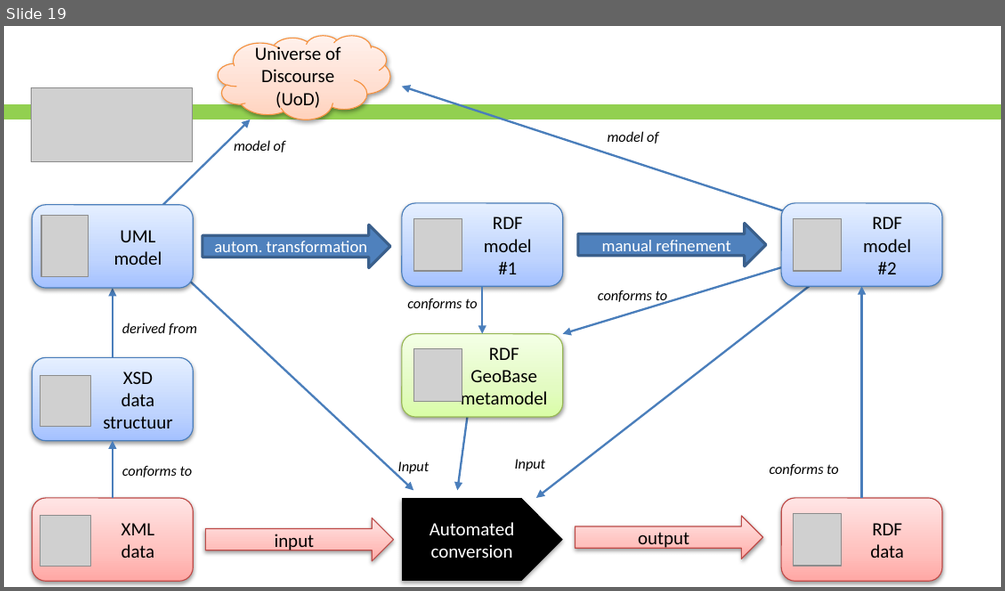
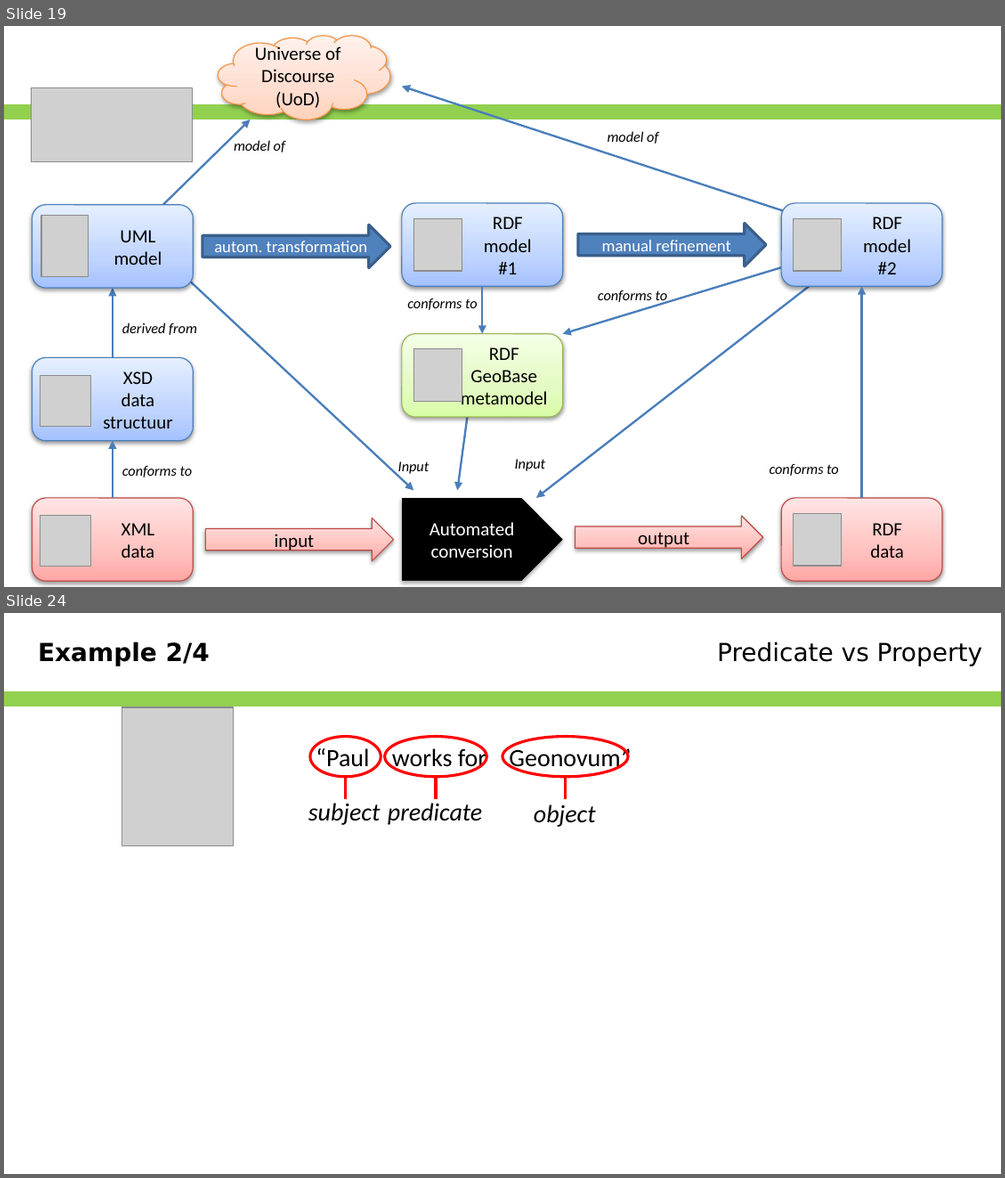
Before and after one commit to Geonovum/NEN3610-Linkeddata, a slide deck: Presentations/NEN3610-LD and ISO19103.pptx. Shown one above the other, each under a label of ours: slide 19 before the commit, slides 19 and 24 after it; the slides between them are not shown. The pictures are 1005x591 and 1005x1178 pixels, drawn with LibreOffice and Linux fonts; fonts in the diff are those of the drawing; grey boxes stand for pictures; background and template pictures are left out. Boxes give left, top, right and bottom in pixels: in the first picture for what was removed or moved away, otherwise in the second. Text is boxed around its words. In the diff, an @@ line names an element or a change of style, - is before the commit and + after.

```diff
--- a/Presentations/NEN3610-LD and ISO19103.pptx
+++ b/Presentations/NEN3610-LD and ISO19103.pptx
@@ slide 24 added at box(4, 613, 1001, 1174), background #FFFFFF; not listed: 1 template element that a slide beside it also shows @@
@@ text added at box(38, 641, 210, 666), 18 pt, text #000000, bold @@
+Example 2/4
@@ text added at box(717, 641, 982, 666), 18 pt, text #000000 @@
+Predicate vs Property
@@ picture added at box(122, 707, 234, 846) @@
@@ ellipse added at box(310, 737, 380, 777), outline #FF0000 2 pt @@
@@ text added at box(316, 745, 631, 771), 18 pt, text #000000 @@
+“Paul works for Geonovum”
@@ ellipse added at box(385, 737, 486, 777), outline #FF0000 2 pt @@
@@ ellipse added at box(502, 737, 628, 777), outline #FF0000 2 pt @@
@@ line added from (346, 799) to (346, 777), #FF0000 2 pt @@
@@ line added from (436, 799) to (436, 777), #FF0000 2 pt @@
@@ line added from (566, 799) to (566, 777), #FF0000 2 pt @@
@@ text added at box(308, 803, 380, 825), 18 pt, text #000000, italic @@
+subject
@@ text added at box(388, 803, 482, 825), 18 pt, text #000000, italic @@
+predicate
@@ text added at box(534, 804, 596, 827), 18 pt, text #000000, italic @@
+object
```
Also in this commit, not shown: 5 slides changed, 15 other slides added, 4 slides removed.
